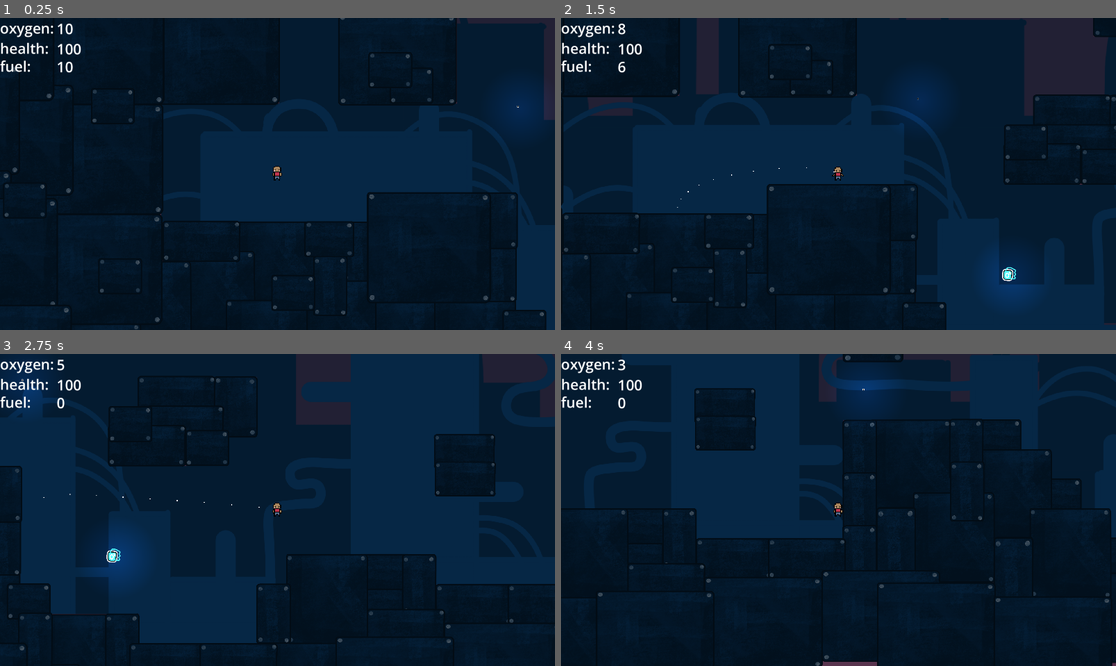
Above: before the commit, frames 1-4 (two rows, left to right).
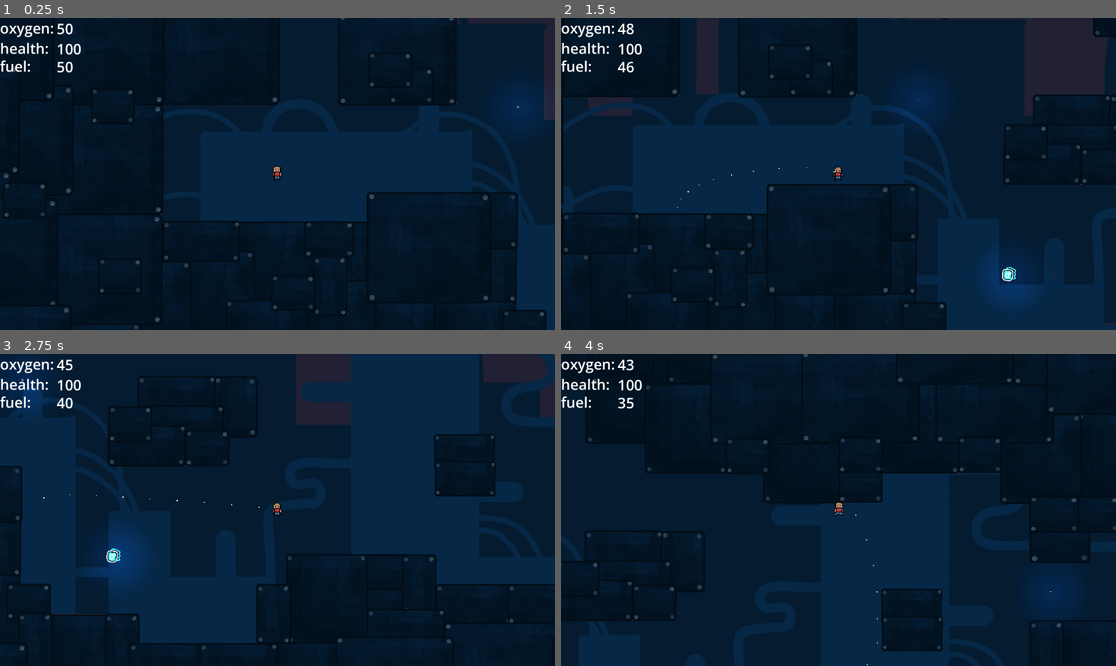
Above: after the commit, the same moments.

Repository: m6parker/tethered
Game: Godot game, scene res://src/levels/world_one.tscn
Two runs of this game, one before a commit and one after it. Both use one fixed random seed, a clock stepped at 60 frames per second and the inputs below.
Inputs:
- Up to frame 1 (0.25 s): no input
- Up to frame 2 (1.5 s): tap Enter at 0.5 s; hold Right (right) 0.53-1.28 s; hold Down (down) from 1.28 s (still down)
- Up to frame 3 (2.75 s): release Down (down) at 2.03 s; hold Right (right) from 2.03 s (still down)
- Up to frame 4 (4 s): release Right (right) at 2.78 s; hold Up (up) 2.78-3.53 s; hold Left (left) from 3.53 s (still down)

The runs differ from the first frame. In frame 1, less than 0.1% of the frame differs, in the area x 10-12%, y 1-18%; in frame 2, 0.1%; in frame 3, 0.1%; in frame 4, 32%, in the area x 0-100%, y 0-100%.

Commit message:
added keys and doorway for level completion

Diff:
--- a/globals.gd
+++ b/globals.gd
@@ -1,10 +1,11 @@
 extends Node
 
 
-var oxygen: int = 10
-var fuel: int = 10
+var oxygen: int = 50
+var fuel: int = 50
 var health: int = 100
 var thrust_power = 400.0
+var keys: int = 0
 var current_level: String
 signal oxygen_changed
 signal health_changed
@@ -58,8 +59,10 @@
 	oxygen = 50
 	health = 100
 	fuel = 50
-	complete_level_instance.hide()
-	complete_level_instance = null
+	keys = 0
+	if complete_level_instance:
+		complete_level_instance.hide()
+		complete_level_instance = null
 	get_tree().paused = false
 	get_tree().reload_current_scene()
 
@@ -70,6 +73,8 @@
 		add_fuel(10)
 	elif item_type == "health":
 		add_health(5)
+	elif item_type == "key":
+		keys = keys +1
 
 # automatically called
 func _on_oxygen_changed():
--- a/src/common/exit.gd
+++ b/src/common/exit.gd
@@ -1,14 +1,35 @@
-extends Area2D
+extends Node
 
+@export var wall_tilemap_layer: TileMapLayer
+
+@onready var interaction_zone: Area2D = $interaction_zone
+@onready var doorway: Area2D = $doorway
 
 func _ready() -> void:
-	if not area_entered.is_connected(_on_area_entered):
-		area_entered.connect(_on_area_entered)
+	interaction_zone.area_entered.connect(_on_interaction_zone_entered)
+	doorway.area_entered.connect(_on_doorway_entered)
 
-func _on_area_entered(area: Area2D) -> void:
-	if area.name == "collection_area":
-		complete_level()
+func _on_interaction_zone_entered(area: Area2D) -> void:
+	if area.name != "collection_area":
+		return
+
+	if hasKey():
+		wall_tilemap_layer.clear()
+	else:
+		print("no keys")
+
+func _on_doorway_entered(area: Area2D) -> void:
+	if area.name != "collection_area":
+		return
+
+	complete_level()
 
 func complete_level() -> void:
-	print("level complete")
+	useKey()
 	Globals.complete_level()
+
+func hasKey() -> bool:
+	return Globals.keys > 0
+
+func useKey() -> void:
+	Globals.keys = Globals.keys - 1
--- a/src/common/exit.tscn
+++ b/src/common/exit.tscn
@@ -1,13 +1,38 @@
 [gd_scene format=3 uid="uid://c36ecgf6g8441"]
 
 [ext_resource type="Script" uid="uid://b3722dxu2ohxp" path="res://src/common/exit.gd" id="1_jc20b"]
+[ext_resource type="Texture2D" uid="uid://dcq4fjv4w4ojj" path="res://assets/tilesets/cobblestone_tile.png" id="2_7p06u"]
+
+[sub_resource type="TileSetAtlasSource" id="TileSetAtlasSource_n2fi5"]
+texture = ExtResource("2_7p06u")
+texture_region_size = Vector2i(32, 32)
+0:0/0 = 0
+0:0/0/physics_layer_0/polygon_0/points = PackedVector2Array(-16, -16, 16, -16, 16, 16, -16, 16)
+
+[sub_resource type="TileSet" id="TileSet_5oj5e"]
+tile_size = Vector2i(32, 32)
+physics_layer_0/collision_layer = 1
+sources/0 = SubResource("TileSetAtlasSource_n2fi5")
 
 [sub_resource type="RectangleShape2D" id="RectangleShape2D_euh7x"]
-size = Vector2(20, 146)
+size = Vector2(39.25, 161)
 
-[node name="exit" type="Area2D" unique_id=374691288]
+[node name="exit" type="Node2D" unique_id=729930582 node_paths=PackedStringArray("wall_tilemap_layer")]
 script = ExtResource("1_jc20b")
+wall_tilemap_layer = NodePath("wall")
 
-[node name="CollisionShape2D" type="CollisionShape2D" parent="." unique_id=31019916]
-position = Vector2(0, -6)
+[node name="wall" type="TileMapLayer" parent="." unique_id=1298771468]
+tile_map_data = PackedByteArray(0, 0, 0, 0, 253, 255, 0, 0, 0, 0, 0, 0, 0, 0, 0, 0, 254, 255, 0, 0, 0, 0, 0, 0, 0, 0, 0, 0, 255, 255, 0, 0, 0, 0, 0, 0, 0, 0, 0, 0, 0, 0, 0, 0, 0, 0, 0, 0, 0, 0, 0, 0, 1, 0, 0, 0, 0, 0, 0, 0, 0, 0)
+tile_set = SubResource("TileSet_5oj5e")
+
+[node name="doorway" type="Area2D" parent="." unique_id=1513150587]
+
+[node name="CollisionShape2D" type="CollisionShape2D" parent="doorway" unique_id=31019916]
+position = Vector2(52, -16)
 shape = SubResource("RectangleShape2D_euh7x")
+
+[node name="interaction_zone" type="Area2D" parent="." unique_id=1449100291]
+
+[node name="CollisionShape2D" type="CollisionShape2D" parent="interaction_zone" unique_id=1106489324]
+position = Vector2(-19.625, -17)
+shape = SubResource("RectangleShape2D_euh7x")
--- a/src/levels/world_one.tscn
+++ b/src/levels/world_one.tscn
@@ -331,6 +331,10 @@
 position = Vector2(386, 322)
 item_type = "fuel"
 
+[node name="key" parent="map/items" unique_id=450419832 instance=ExtResource("2_1ycqk")]
+position = Vector2(1311, 510)
+item_type = "key"
+
 [node name="panels" type="Node2D" parent="map" unique_id=1494234821]
 
 [node name="Panel(1)" type="Sprite2D" parent="map/panels" unique_id=1995878444]
Binary file added: assets/items/key.png
Not shown, added: assets/items/key.png.import
